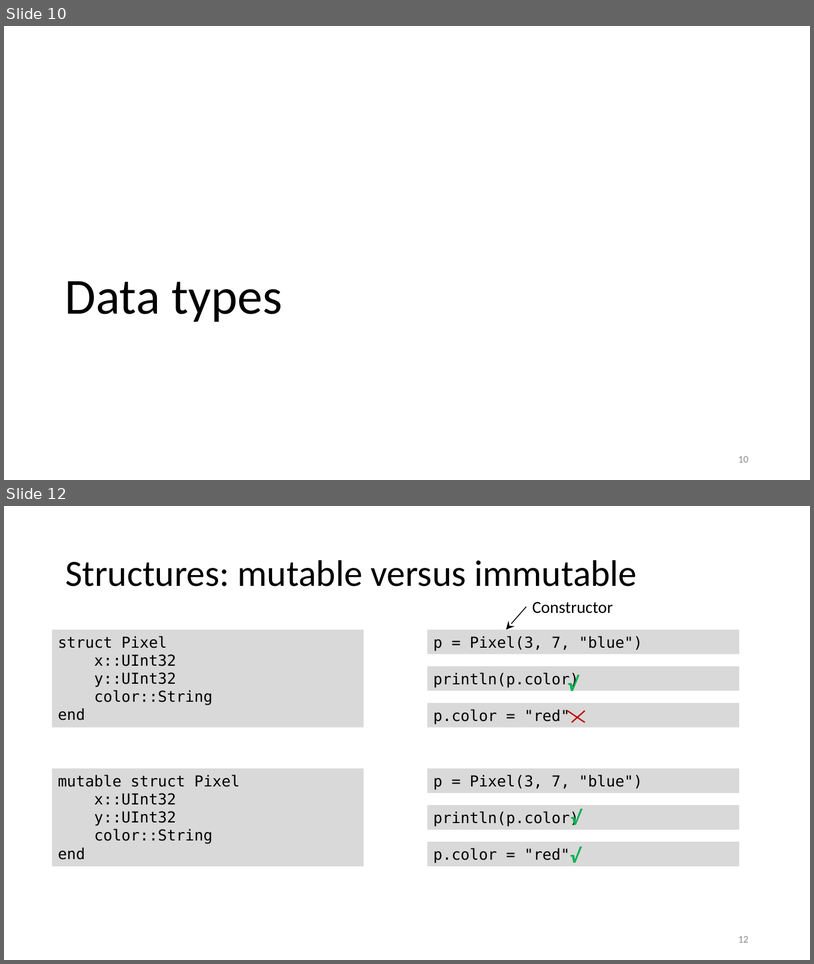
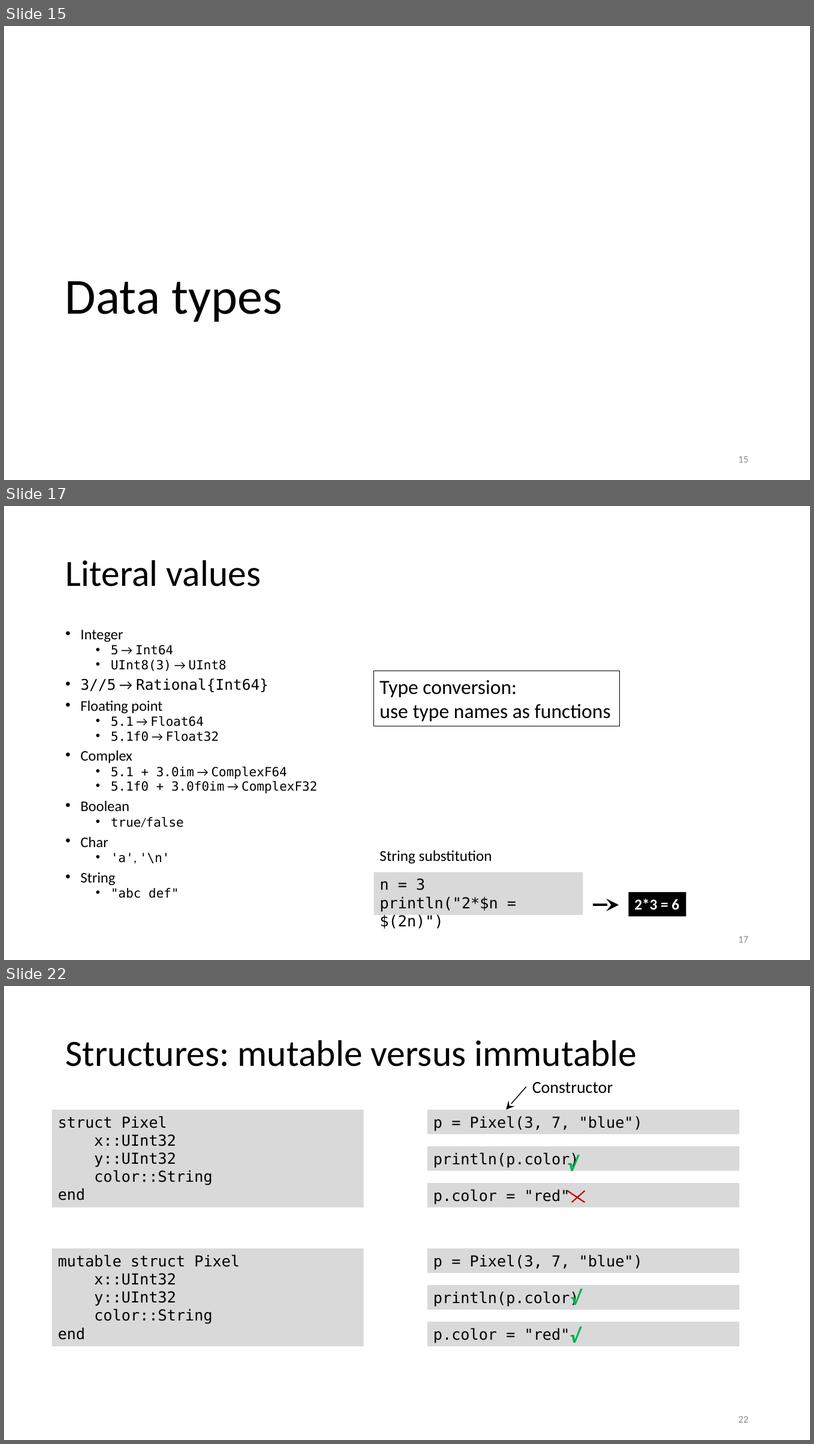
Before and after one commit to gjbex/Julia_good_bad_ugly, a slide deck: Julia,_good_back_ugly.pptx. Shown one above the other, each under a label of ours: slides 10 and 12 before the commit, slides 15, 17 and 22 after it; the slides between them are not shown. The pictures are 814x964 and 814x1444 pixels, drawn with LibreOffice and Linux fonts; fonts in the diff are those of the drawing. Boxes give left, top, right and bottom in pixels: in the first picture for what was removed or moved away, otherwise in the second. Text is boxed around its words. In the diff, an @@ line names an element or a change of style, - is before the commit and + after.

```diff
--- a/Julia,_good_back_ugly.pptx
+++ b/Julia,_good_back_ugly.pptx
@@ slide 17 added at (4,506,810,960), background #FFFFFF @@
@@ title added at (65,560,261,586), 44 pt, text #000000 @@
+Literal values
@@ text added at (81,630,317,898), 15 pt, text #000000 @@
+• Integer
+  • 5 → Int64
+  • UInt8(3) → UInt8
+• 3//5 → Rational{Int64}
+• Floating point
+  • 5.1 → Float64
+  • 5.1f0 → Float32
+• Complex
+  • 5.1 + 3.0im → ComplexF64
+  • 5.1f0 + 3.0f0im → ComplexF32
+• Boolean
+  • true/false
+• Char
+  • 'a', '\n'
+• String
+  • "abc def"
@@ rectangle added at (374,670,620,726), outline #000000 0.75 pt, 24 pt, text #000000 @@
+Type conversion:
+use type names as functions
@@ text added at (380,850,492,864), 18 pt, text #000000 @@
+String substitution
@@ rectangle added at (374,872,584,915), fill #D9D9D9, 18 pt, text #000000 @@
+n = 3
+println("2*$n = $(2n)")
@@ rectangle added at (629,892,686,916), fill #000000, 18 pt, text #FFFFFF, bold @@
+2*3 = 6
@@ arrow added from (593, 904) to (619, 904), #000000 3 pt @@
@@ page number added at (738,936,749,942), 12 pt, text #8C8C8C @@
+17
@@ what was slide 10 is now slide 15 @@
@@ page number at (738,456,749,462): text changed @@
-10
+15
@@ what was slide 12 is now slide 22 @@
@@ page number at (738,1416,749,1422): text changed @@
-12
+22
```
Also in this commit, not shown: 3 slides changed, 13 other slides added, 1 slide removed.
